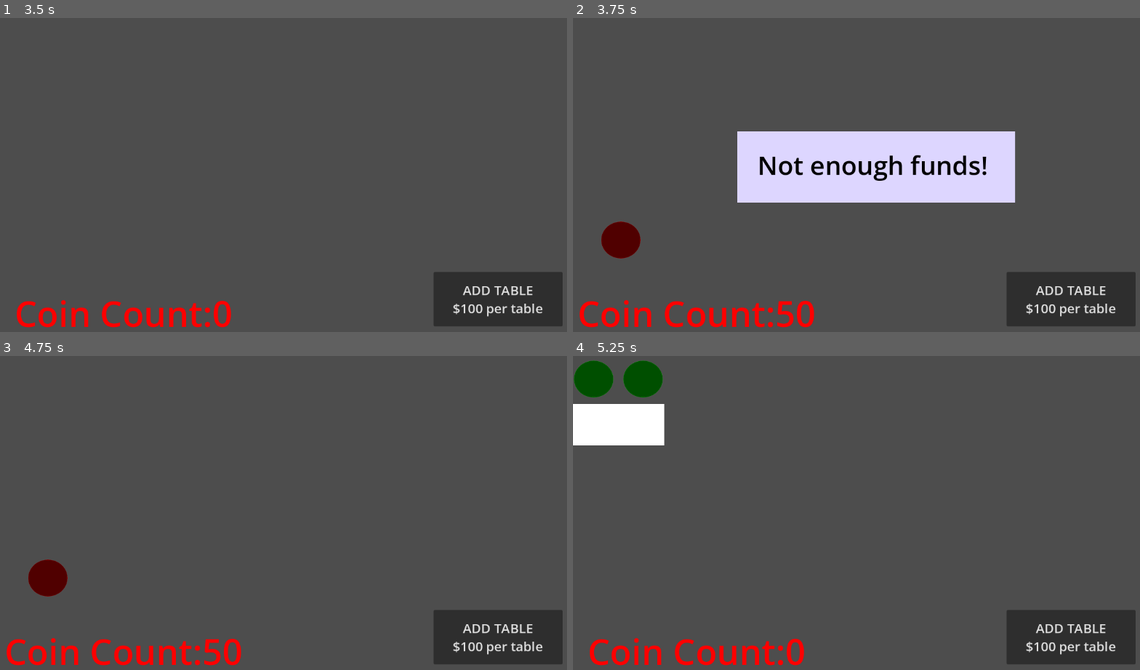
Above: before the commit, frames 1-4 (two rows, left to right).
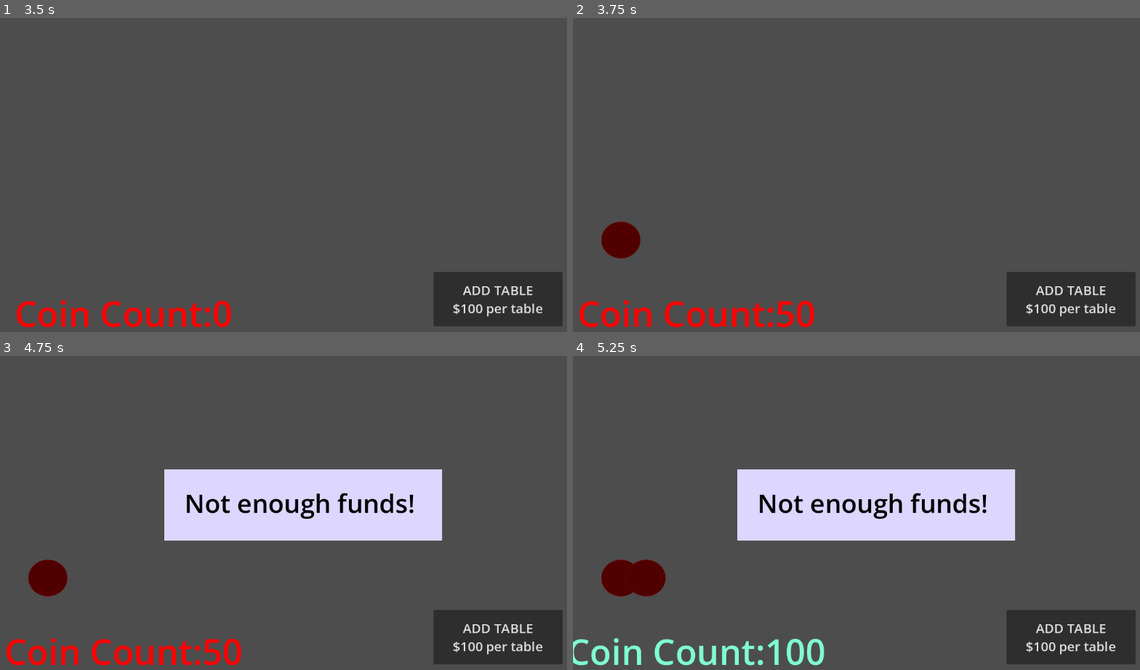
Above: after the commit, the same moments.

Repository: barrettab456/Event-Simulation
Game: Godot game, scene res://main.tscn
The game is run twice, just before and just after one commit, with the same random seed, the same clock (stepped at 60 frames per second) and the same inputs.
Inputs (mouse positions are in pixels of both pictures, inside the frame that each line leads up to):
- Up to frame 1 (3.5 s): click "ADD TABLE $100 per table" at 0.5 s; click "ADD TABLE $100 per table" at 1.25 s; click "ADD TABLE $100 per table" at 2 s; tap Enter (add_table) at 2.75 s; move the mouse to (419, 159) at 2.77 s; hold Enter (add_table) from 2.78 s (still down); click (419, 159) at 2.92 s
- Up to frame 2 (3.75 s): release Enter (add_table) at 3.5 s; tap Space (add_person) at 3.5 s; drag from (748, 193) to (833, 240) at 3.52 s
- Up to frame 3 (4.75 s): tap Enter (add_table) at 4.25 s; move the mouse to (345, 443) at 4.27 s; hold Enter (add_table) from 4.28 s (still down); click (345, 443) at 4.42 s
- Up to frame 4 (5.25 s): release Enter (add_table) at 5 s; tap Space (add_person) at 5 s; drag from (833, 578) to (686, 465) at 5.02 s

Frame 1 is identical in both runs. In frame 2, 11% of the frame differs, in the area x 28-79%, y 36-59%; in frame 3, 11%; in frame 4, 18%, in the area x 0-79%, y 1-99%.

Commit message:
updated to 4.6 and fixed space bar after button click bug

Diff:
--- a/main.tscn
+++ b/main.tscn
@@ -1,11 +1,11 @@
-[gd_scene load_steps=2 format=3 uid="uid://bueaoq2xny5pj"]
+[gd_scene format=3 uid="uid://bueaoq2xny5pj"]
 
 [ext_resource type="Script" uid="uid://dtsnjoyjmny53" path="res://main.gd" id="1_ig7tw"]
 
-[node name="Main" type="Node"]
+[node name="Main" type="Node" unique_id=1538191678]
 script = ExtResource("1_ig7tw")
 
-[node name="coin_count" type="Label" parent="."]
+[node name="coin_count" type="Label" parent="." unique_id=361726587]
 offset_left = -320.0
 offset_top = 547.0
 offset_right = 810.0
@@ -14,10 +14,10 @@
 text = "Coin Count: #"
 horizontal_alignment = 1
 
-[node name="no_space" type="CanvasLayer" parent="."]
+[node name="no_space" type="CanvasLayer" parent="." unique_id=1557625740]
 visible = false
 
-[node name="Label" type="Label" parent="no_space"]
+[node name="Label" type="Label" parent="no_space" unique_id=1498727791]
 offset_left = 366.0
 offset_top = 265.0
 offset_right = 750.0
@@ -27,7 +27,7 @@
 text = "No more space!"
 metadata/_edit_use_anchors_ = true
 
-[node name="ColorRect" type="ColorRect" parent="no_space"]
+[node name="ColorRect" type="ColorRect" parent="no_space" unique_id=226065929]
 z_index = -1
 offset_left = 326.0
 offset_top = 234.0
@@ -35,10 +35,10 @@
 offset_bottom = 375.0
 color = Color(0.8653553, 0.8375844, 1.5019991, 1)
 
-[node name="no_funds" type="CanvasLayer" parent="."]
+[node name="no_funds" type="CanvasLayer" parent="." unique_id=774351229]
 visible = false
 
-[node name="Label" type="Label" parent="no_funds"]
+[node name="Label" type="Label" parent="no_funds" unique_id=1649729338]
 offset_left = 366.0
 offset_top = 265.0
 offset_right = 750.0
@@ -48,7 +48,7 @@
 text = "Not enough funds!"
 metadata/_edit_use_anchors_ = true
 
-[node name="ColorRect" type="ColorRect" parent="no_funds"]
+[node name="ColorRect" type="ColorRect" parent="no_funds" unique_id=254606413]
 z_index = -1
 offset_left = 326.0
 offset_top = 234.0
@@ -56,19 +56,20 @@
 offset_bottom = 375.0
 color = Color(0.8653553, 0.8375844, 1.5019991, 1)
 
-[node name="add_table" type="Button" parent="."]
+[node name="add_table" type="Button" parent="." unique_id=787169010]
 offset_left = 860.0
 offset_top = 513.0
 offset_right = 1116.0
 offset_bottom = 621.0
+focus_mode = 0
 theme_override_font_sizes/font_size = 26
 text = "ADD TABLE
 $100 per table"
 
-[node name="winner" type="CanvasLayer" parent="."]
+[node name="winner" type="CanvasLayer" parent="." unique_id=1358344526]
 visible = false
 
-[node name="Label" type="Label" parent="winner"]
+[node name="Label" type="Label" parent="winner" unique_id=1185061294]
 offset_left = 118.0
 offset_top = 220.0
 offset_right = 1076.0
@@ -80,7 +81,7 @@
 horizontal_alignment = 1
 metadata/_edit_use_anchors_ = true
 
-[node name="ColorRect" type="ColorRect" parent="winner"]
+[node name="ColorRect" type="ColorRect" parent="winner" unique_id=1499561607]
 z_index = -1
 offset_left = 80.0
 offset_top = 35.0
--- a/project.godot
+++ b/project.godot
@@ -8,11 +8,15 @@
 
 config_version=5
 
+[animation]
+
+compatibility/default_parent_skeleton_in_mesh_instance_3d=true
+
 [application]
 
 config/name="Game Development"
 run/main_scene="uid://bueaoq2xny5pj"
-config/features=PackedStringArray("4.5", "Forward Plus")
+config/features=PackedStringArray("4.6", "Forward Plus")
 config/icon="res://icon.svg"
 
 [input]
